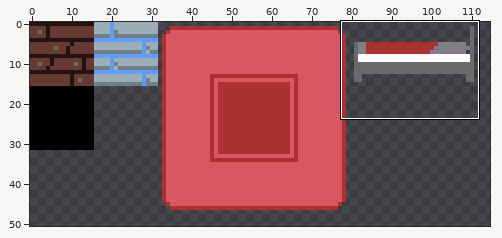
Pixel-art file: assets/sprites/Tiles.aseprite. Above: a wide view before the commit, with the close-up outlined.
Close-up. First the earlier version:
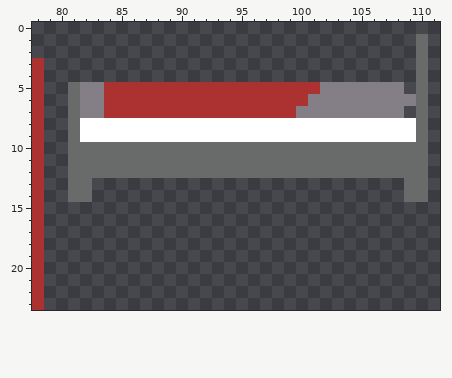
512x512 pixels, 1 frame. Shown: x 78..111, y 0..23. The wide view leaves out empty margins.
Now the later version:
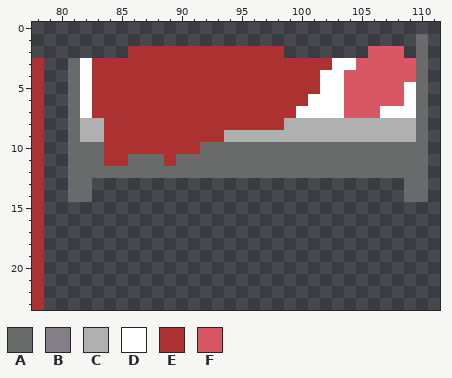
Palette (. is transparent): A #696a6a  B #847e87  C #b0b0b0  D #ffffff  E #ac3232  F #d95763
Diff:
y 2: x 86..98 ............. -> EEEEEEEEEEEEE; x 106..108 ... -> FFF
y 3: x 81..109 ............................. -> ADEEEEEEEEEEEEEEEEEEEEDDFFFFF
y 4: x 81..109 ............................. -> ADEEEEEEEEEEEEEEEEEEEDDFFFFFF
y 5: x 82..83 BB -> DE; x 102..109 BBBBBBB. -> DDFFFFFD
y 6: x 82..83 BB -> DE; x 101..109 BBBBBBBBB -> DDDFFFFFD
y 7: x 82..83 BB -> DE; x 100..109 BBBBBBBBB. -> DDDDFFFDDD
y 8: x 82..109 DDDDDDDDDDDDDDDDDDDDDDDDDDDD -> CCEEEEEEEEEEEEEEECCCCCCCCCCC
y 9: x 82..109 DDDDDDDDDDDDDDDDDDDDDDDDDDDD -> CCEEEEEEEEEECCCCCCCCCCCCCCCC
y 10: x 84..91 AAAAAAAA -> EEEEEEEE
y 11: x 84..85 AA -> EE; x 89 A -> E
Where, in picture pixels (left, top, right, bottom), the same in both close-ups:
changed: (68, 46, 416, 166)
